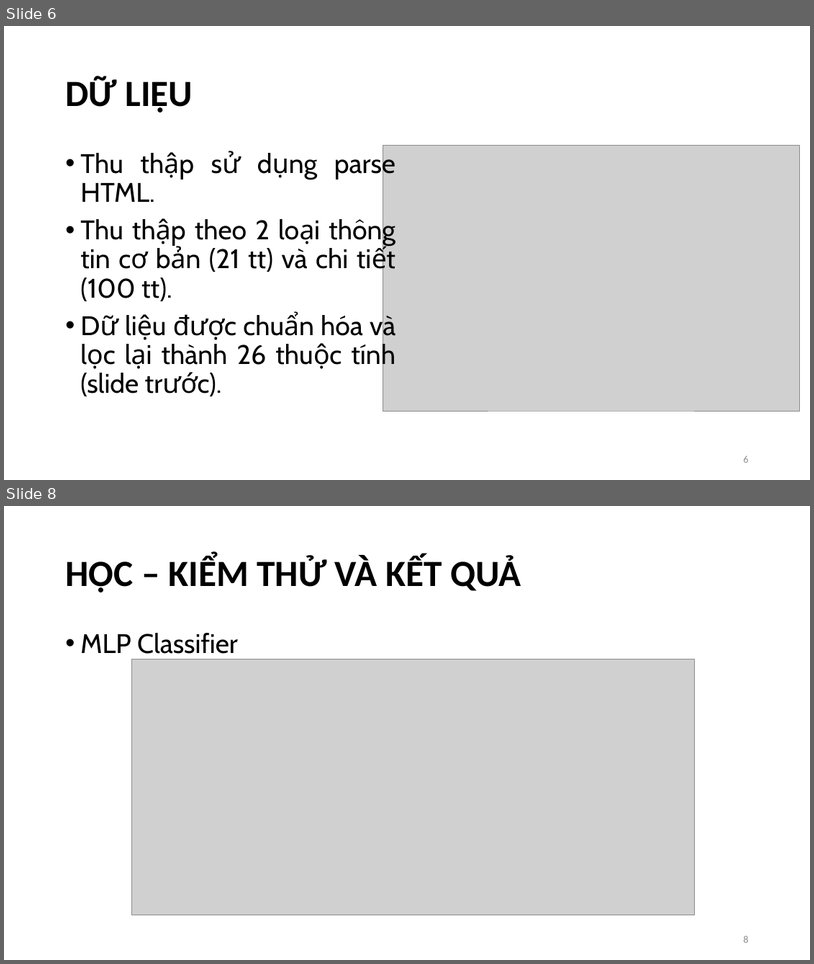
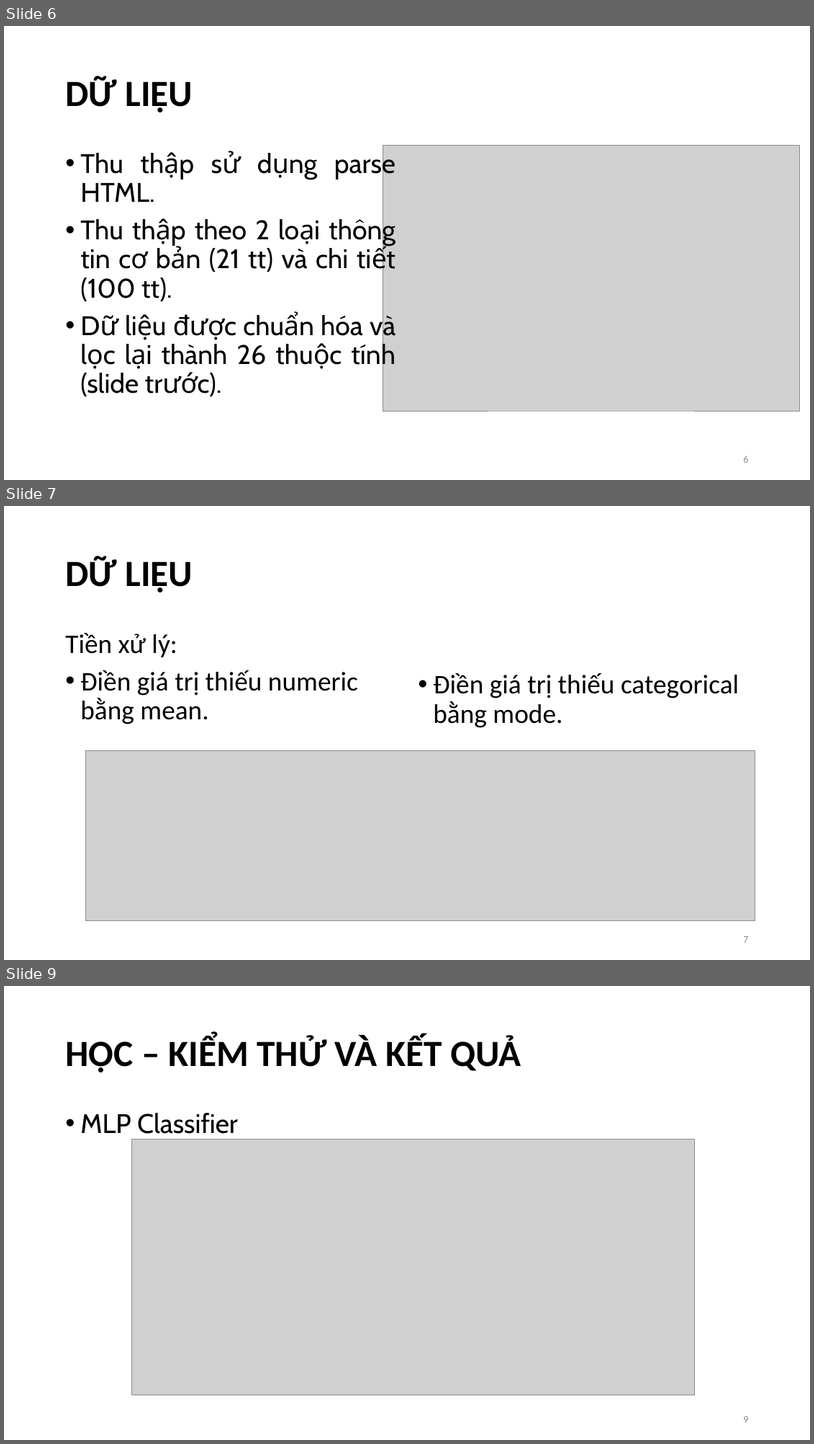
Before and after one commit to Blackmen2108/DS_Final_Project, a slide deck: Report/1612888_1612892.pptx. Shown one above the other, each under a label of ours: slides 6 and 8 before the commit, slides 6, 7 and 9 after it; the slides between them are not shown. The pictures are 814x964 and 814x1444 pixels, drawn with LibreOffice and Linux fonts; fonts in the diff are those of the drawing; grey boxes stand for pictures. Boxes give left, top, right and bottom in pixels: in the first picture for what was removed or moved away, otherwise in the second. Text is boxed around its words. In the diff, an @@ line names an element or a change of style, - is before the commit and + after.

```diff
--- a/Report/1612888_1612892.pptx
+++ b/Report/1612888_1612892.pptx
@@ slide 7 added at (x1=4, y1=506, x2=810, y2=960), background #FFFFFF @@
@@ title added at (x1=65, y1=556, x2=193, y2=592), 44 pt, text #000000, bold @@
+DỮ LIỆU
@@ text added at (x1=65, y1=633, x2=358, y2=724), 32 pt, text #000000 @@
+Tiền xử lý:
+• Điền giá trị thiếu numeric bằng mean.
@@ text added at (x1=433, y1=673, x2=739, y2=728), 32 pt, text #000000 @@
+• Điền giá trị thiếu categorical bằng mode.
@@ picture added at (x1=85, y1=750, x2=755, y2=921) @@
@@ page number added at (x1=743, y1=936, x2=748, y2=942), 12 pt, text #8C8C8C @@
+7
@@ what was slide 8 is now slide 9 @@
@@ page number at (x1=743, y1=1416, x2=748, y2=1422): text changed @@
-8
+9
```
Also in this commit, not shown: 5 slides changed.
